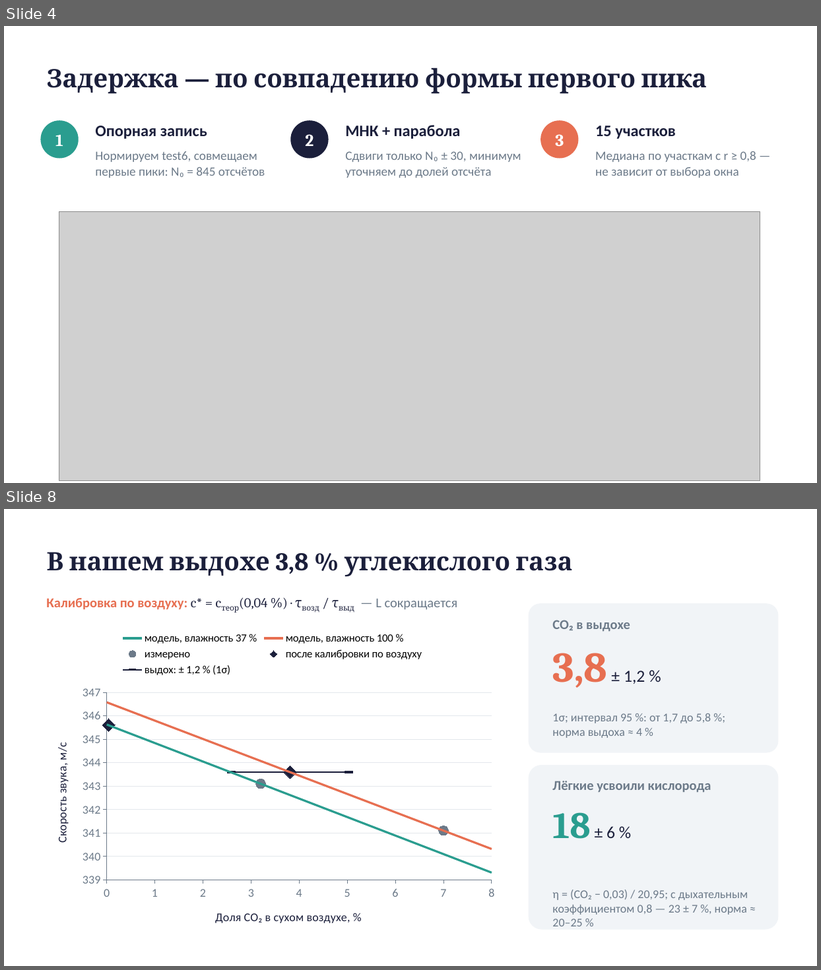
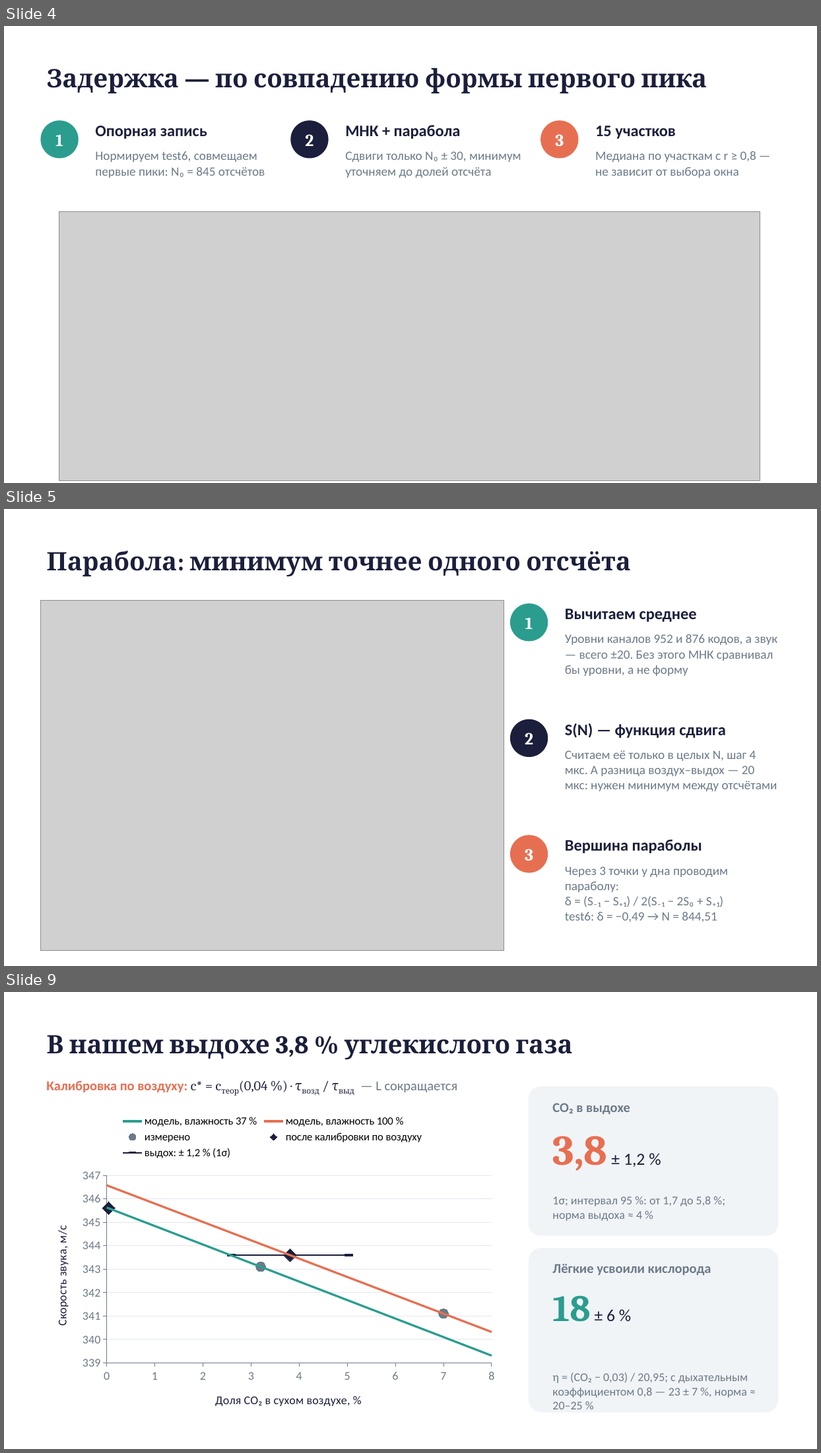
Before and after one commit to Zemiiil/sound-velocity, a slide deck: sound/report/sound-presentation.pptx. Shown one above the other, each under a label of ours: slides 4 and 8 before the commit, slides 4, 5 and 9 after it; the slides between them are not shown. The pictures are 821x970 and 821x1453 pixels, drawn with LibreOffice and Linux fonts; fonts in the diff are those of the drawing; grey boxes stand for pictures. Boxes give left, top, right and bottom in pixels: in the first picture for what was removed or moved away, otherwise in the second. Text is boxed around its words. In the diff, an @@ line names an element or a change of style, - is before the commit and + after.

```diff
--- a/sound/report/sound-presentation.pptx
+++ b/sound/report/sound-presentation.pptx
@@ slide 5 added at [4, 509, 817, 966], background #FFFFFF @@
@@ title added at [47, 551, 631, 577], 30 pt, text #1B1F3B, bold @@
+Парабола: минимум точнее одного отсчёта
@@ picture added at [40, 601, 504, 951] @@
@@ ellipse added at [510, 603, 548, 642], fill #2A9D8F, 20 pt, text #FFFFFF, bold @@
+1
@@ text added at [565, 609, 697, 622], 19 pt, text #1B1F3B, bold @@
+Вычитаем среднее
@@ text added at [565, 634, 778, 676], 15 pt, text #6C7A89 @@
+Уровни каналов 952 и 876 кодов, а звук — всего ±20. Без этого МНК сравнивал бы уровни, а не форму
@@ ellipse added at [510, 720, 548, 757], fill #1B1F3B, 20 pt, text #FFFFFF, bold @@
+2
@@ text added at [565, 723, 725, 738], 19 pt, text #1B1F3B, bold @@
+S(N) — функция сдвига
@@ text added at [565, 751, 778, 791], 15 pt, text #6C7A89 @@
+Считаем её только в целых N, шаг 4 мкс. А разница воздух–выдох — 20 мкс: нужен минимум между отсчётами
@@ ellipse added at [510, 835, 548, 873], fill #E76F51, 20 pt, text #FFFFFF, bold @@
+3
@@ text added at [565, 840, 702, 854], 19 pt, text #1B1F3B, bold @@
+Вершина параболы
@@ text added at [565, 867, 728, 922], 15 pt, text #6C7A89 @@
+Через 3 точки у дна проводим параболу:
+δ = (S₋₁ − S₊₁) / 2(S₋₁ − 2S₀ + S₊₁)
+test6: δ = −0,49 → N = 844,51
@@ what was slide 8 is now slide 9 @@
```
Also in this commit, not shown: 3 slides changed, 7 other files.
